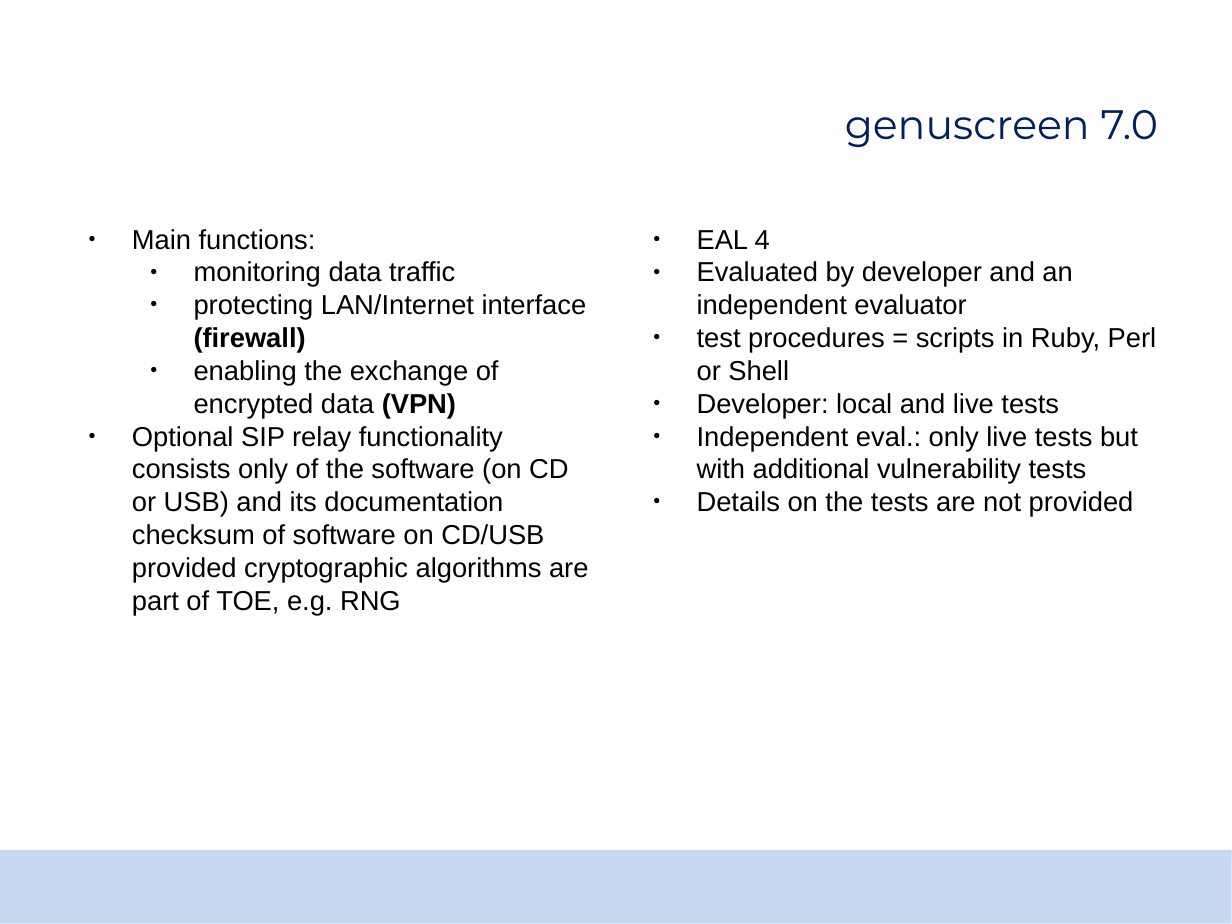
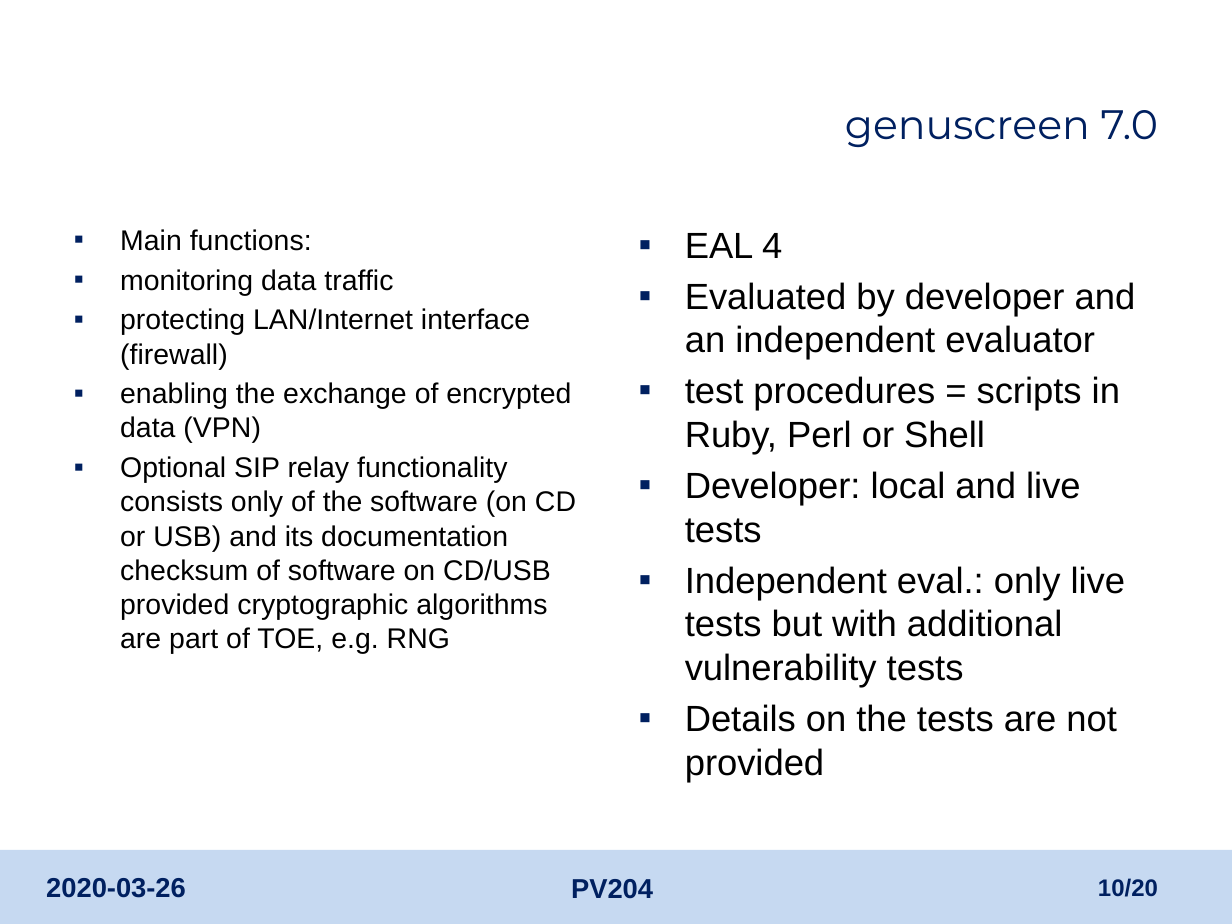
Before and after one commit to TomasMadeja/pv204_Team_Project_Supercalifragilisticexpialidocious, a slide deck: slide 10 of certificate_analysis/pv204_project_report.pptx (slide 8 before the commit). Drawn at 1232x924 pixels with LibreOffice and Linux fonts; fonts in the diff are those of the drawing; background and template pictures are left out. Boxes give left, top, right and bottom in pixels: in the first picture for what was removed or moved away, otherwise in the second. Text is boxed around its words. In the diff, an @@ line names an element or a change of style, - is before the commit and + after.

```diff
--- a/certificate_analysis/pv204_project_report.pptx
+++ b/certificate_analysis/pv204_project_report.pptx
@@ text "Main functions:" at [120,229,576,654]: size 16 to 16.6 pt; bold off in "(firewall)", "(VPN)"; bullet ● to ▪; more space between paragraphs; bullet colour #000000 to #002060; list level 2 to 1 in "monitoring data traffic"; list level 2 to 1 in "protecting LAN/Internet interface (firewall)"; list level 2 to 1 in "enabling the exchange of encrypted ..." @@
@@ text "EAL 4" at [685,233,1136,782]: size 16 to 21.3 pt; bullet ● to ▪; more space between paragraphs; bullet colour #000000 to #002060 @@
@@ text added at [46,878,186,898], 16 pt, text #002060, bold @@
+2020-03-26
@@ text added at [571,879,653,899], 16 pt, text #002060, bold @@
+PV204
@@ page number added at [1098,878,1158,897], 14 pt, text #002060, bold @@
+10/20
```
Also in this commit, not shown: 16 other slides changed, 3 slides added, 1 slide removed, 1 other file.
